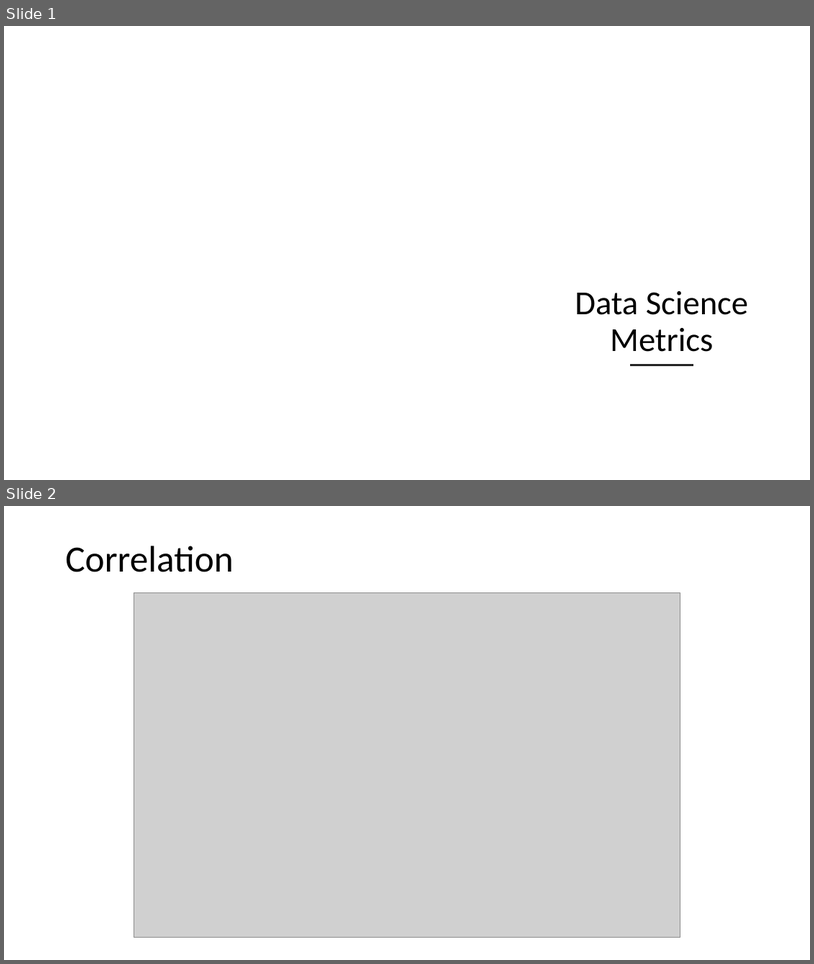
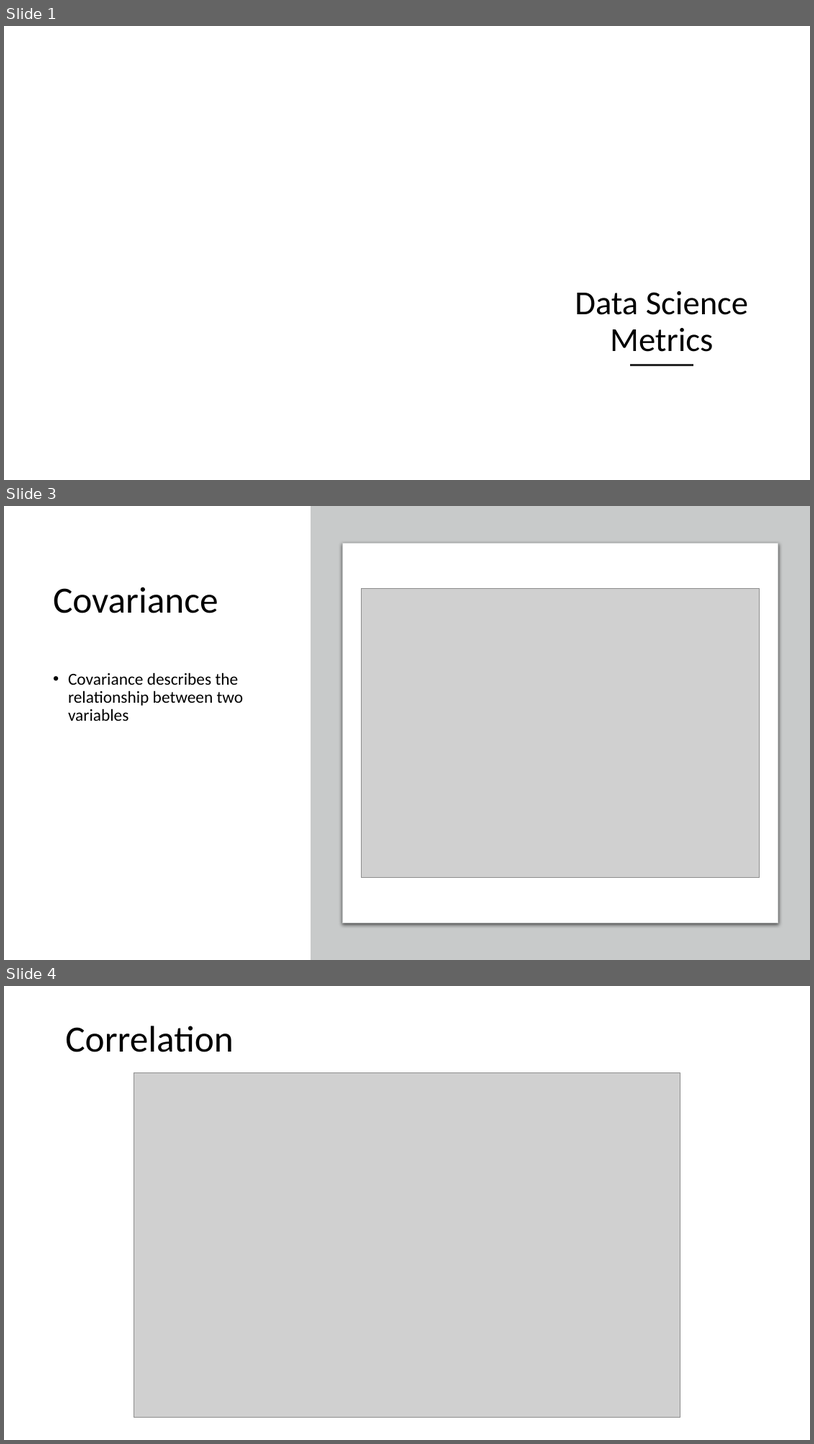
Before and after one commit to mouzkolit/NeuroBeginner, a slide deck: Presentations/Data Science Metrics.pptx. Shown one above the other, each under a label of ours: slides 1 and 2 before the commit, slides 1, 3 and 4 after it; the slides between them are not shown. The pictures are 814x964 and 814x1444 pixels, drawn with LibreOffice and Linux fonts; fonts in the diff are those of the drawing; grey boxes stand for pictures; background and template pictures are left out. Boxes give left, top, right and bottom in pixels: in the first picture for what was removed or moved away, otherwise in the second. Text is boxed around its words. In the diff, an @@ line names an element or a change of style, - is before the commit and + after.

```diff
--- a/Presentations/Data Science Metrics.pptx
+++ b/Presentations/Data Science Metrics.pptx
@@ slide 3 added at box(4, 506, 810, 960), background #FFFFFF @@
@@ rectangle added at box(311, 506, 810, 960), fill #C8CACA @@
@@ rounded rectangle added at box(343, 543, 778, 923), fill #FFFFFF, outline #C8CACA 0.75 pt @@
@@ title added at box(53, 587, 219, 613), 44 pt, text #000000 @@
+Covariance
@@ picture added at box(362, 589, 759, 878) @@
@@ text added at box(68, 672, 244, 721), 20 pt, text #000000 @@
+• Covariance describes the relationship between two variables
@@ what was slide 2 is now slide 4 @@
```
Also in this commit, not shown: 3 other slides added, 9 other files.
